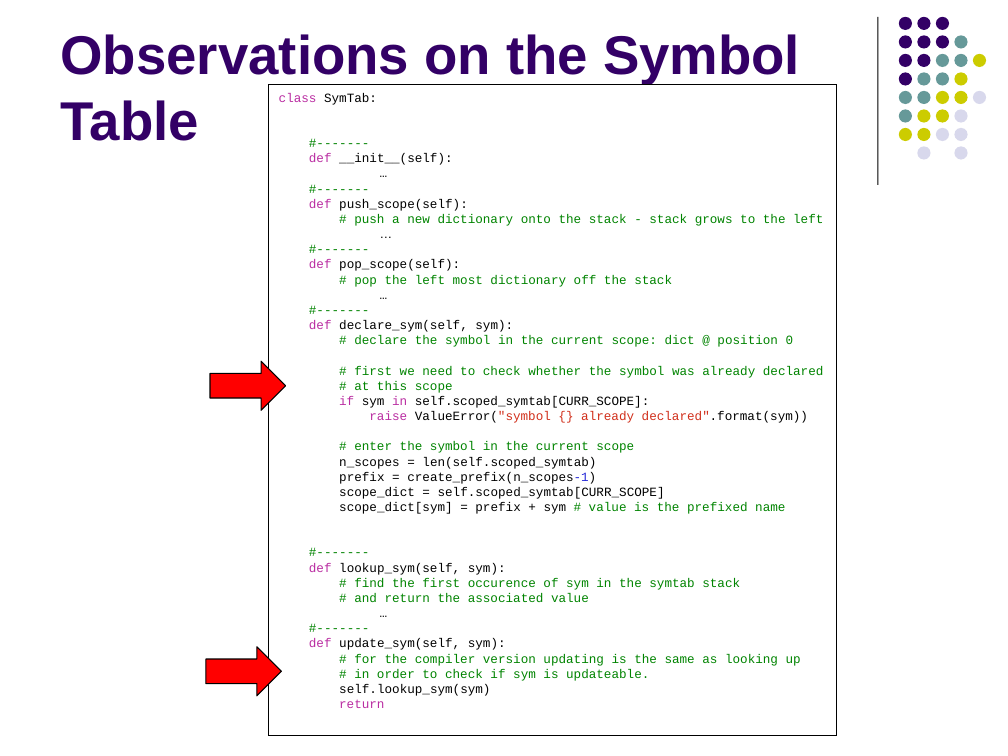
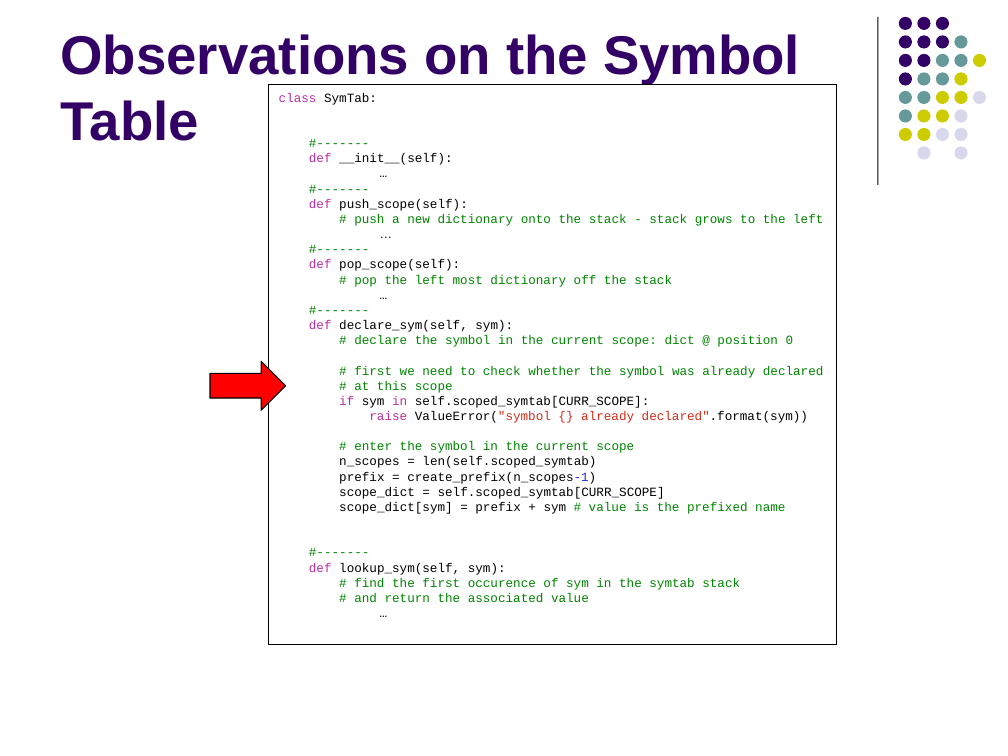
Before and after one commit to lutzhamel/CSC402, a slide deck: slide 9 of csc402-ln011.pptx. Drawn at 1008x756 pixels with LibreOffice and Linux fonts; fonts in the diff are those of the drawing. Boxes give left, top, right and bottom in pixels: in the first picture for what was removed or moved away, otherwise in the second. Text is boxed around its words. In the diff, an @@ line names an element or a change of style, - is before the commit and + after.

```diff
--- a/csc402-ln011.pptx
+++ b/csc402-ln011.pptx
@@ rectangle "class SymTab:": place and size @@
-rectangle "class SymTab:" at [269,85,837,736]
+rectangle "class SymTab:" at [269,85,837,644]
@@ right arrow removed at [206,647,281,697] @@
@@ text in rectangle at [309,638,801,708]: paragraphs removed @@
-#-------
-def update_sym(self, sym):
-# for the compiler version updating is the same as looking up
-# in order to check if sym is updateable.
-self.lookup_sym(sym)
-return
```
Also in this commit, not shown: 11 other files.
